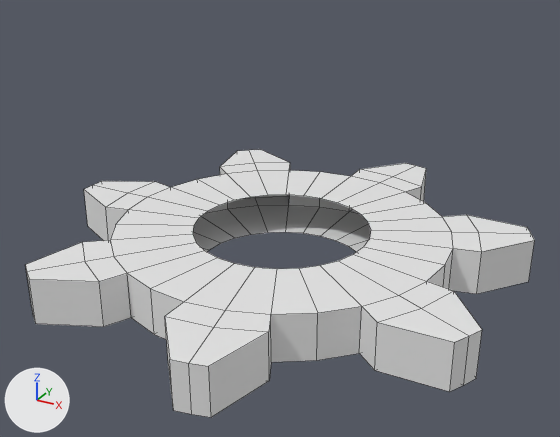
The Blender file RailRiderBlender/Jumper/jumper.blend, before and after one commit.
Camera for both pictures: a 50 mm camera at (1.797, -3.287, 1.816) aimed at (0.04, -0.092, 0.219). Lighting does not change. The marker at lower left points along +X, +Y and +Z. Mesh edges are drawn as thin lines.

Names of what the first picture shows: 'Gear'.
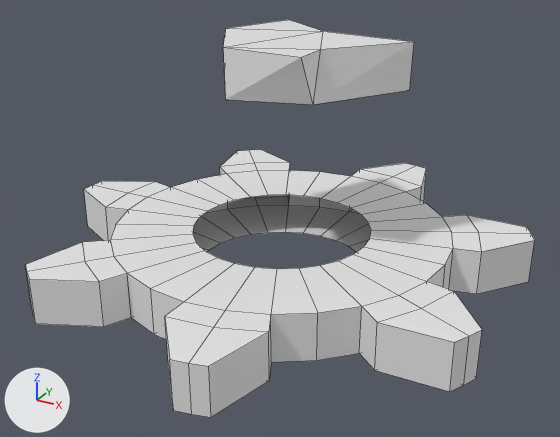
Commit message: Added jumper fragment

Boxes (x1, y1, x2, y2) around the edits, measured in the pictures (560 x 437 px):
'GearPiece', added: after (223, 20, 414, 105)

Diff of the bpy script that builds the scene:
```diff
--- a/RailRiderBlender/Jumper/jumper.blend.py
+++ b/RailRiderBlender/Jumper/jumper.blend.py
@@ me_gear_000 @@
+me_gear_000.from_pydata([(-0.11, -0.341, -0.12), (-0.378, 0.074, -0.12), (0.282, -0.223, -0.12), (0.115, 0.228, -0.12), (0.572, 0.232, -0.12), (-0.117, -0.337, 0.12), (-0.361, 0.065, 0.12), (0.29, -0.359, 0.12), (0.29, -0.171, 0.12), (0.105, 0.234, 0.12), (0.593, 0.189, 0.12), (-0.197, 0.452, -0.12), (-0.206, 0.45, 0.12)], [], [(10, 8, 2, 4), (0, 3, 2), (9, 6, 5), (10, 9, 8), (2, 8, 7), (12, 6, 9), (3, 0, 1), (4, 2, 3), (7, 8, 5), (5, 8, 9), (9, 10, 4, 3), (9, 3, 11, 12), (1, 11, 3), (12, 11, 1, 6), (0, 2, 7, 5), (6, 1, 0, 5)])
@@ ob_gearpiece @@
+ob_gearpiece = bpy.data.objects.new('GearPiece', me_gear_000)
+ob_gearpiece.location = (0.0, 0.0, 1.0)
```
